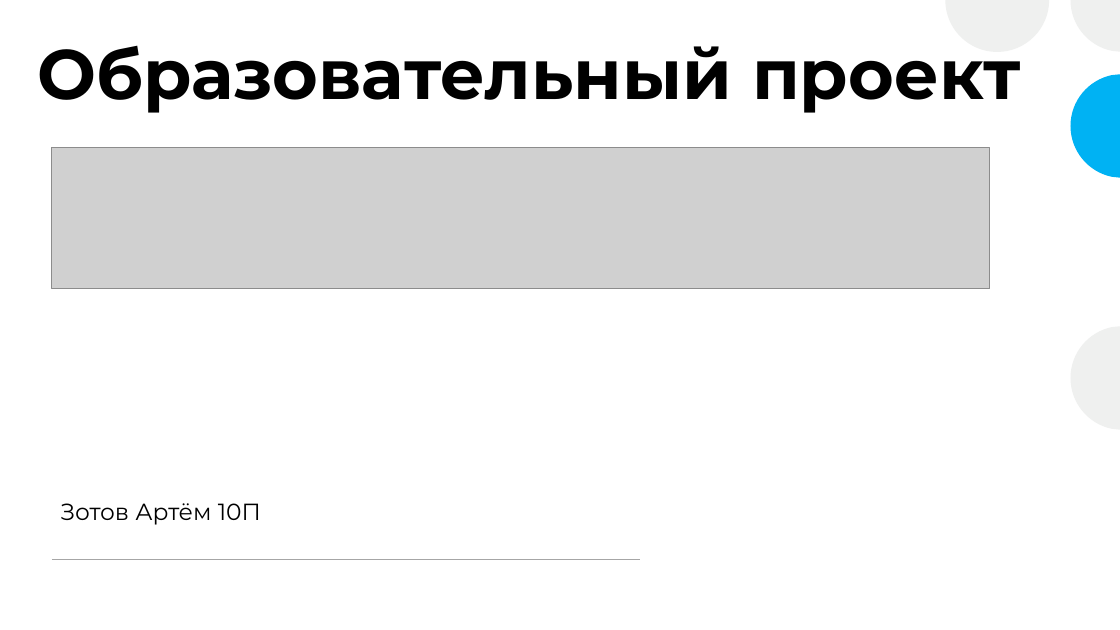
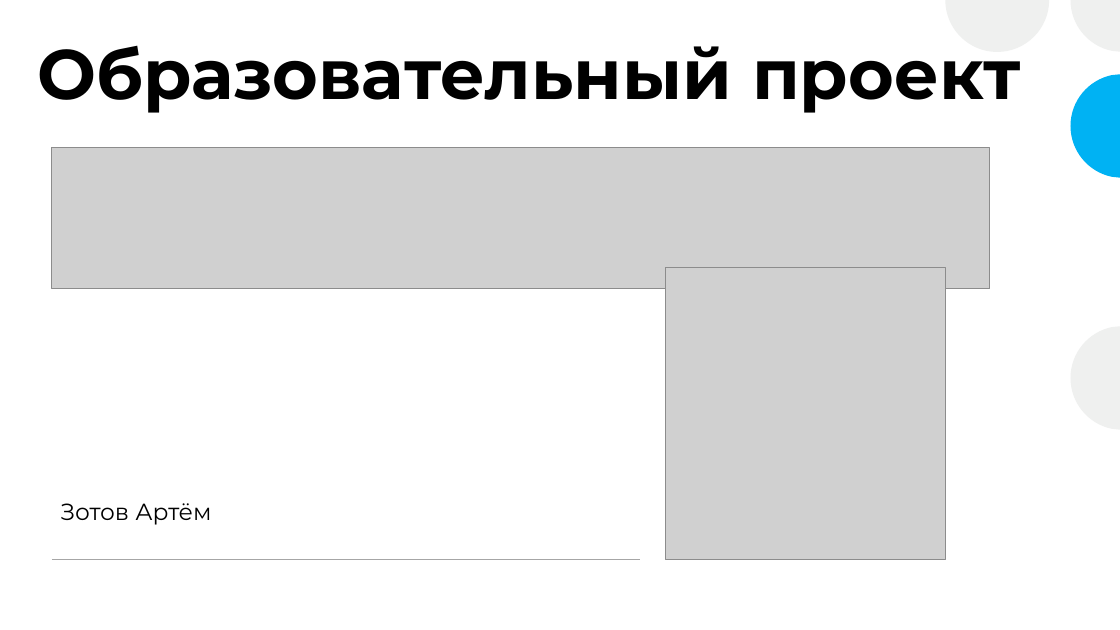
Before and after one commit to Aofavir/Theoremica, a slide deck: slide 1 of Теоремика_финал.pptx. Drawn at 1120x630 pixels with LibreOffice and Linux fonts; fonts in the diff are those of the drawing; grey boxes stand for pictures. Boxes give left, top, right and bottom in pixels: in the first picture for what was removed or moved away, otherwise in the second. Text is boxed around its words. In the diff, an @@ line names an element or a change of style, - is before the commit and + after.

```diff
--- a/Теоремика_финал.pptx
+++ b/Теоремика_финал.pptx
@@ picture added at <box>665,267,945,560</box> @@
@@ subtitle at <box>60,503,211,525</box>: text changed @@
-Зотов Артём 10П
+Зотов Артём
```
Also in this commit, not shown: 3 other slides changed.
